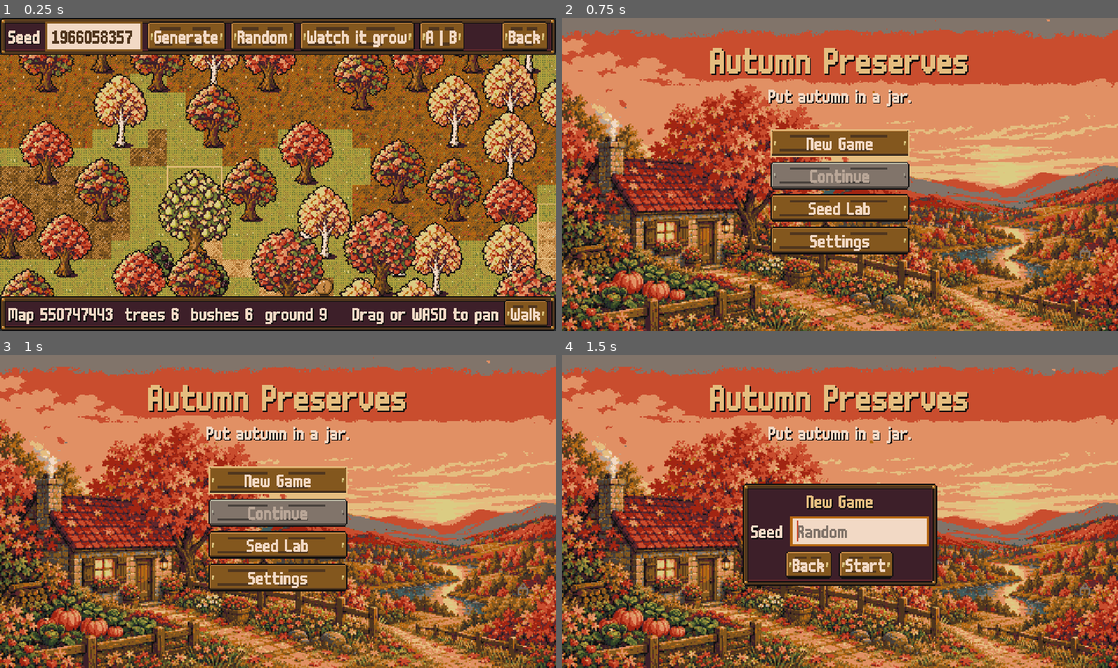
Above: before the commit, frames 1-4 (two rows, left to right).
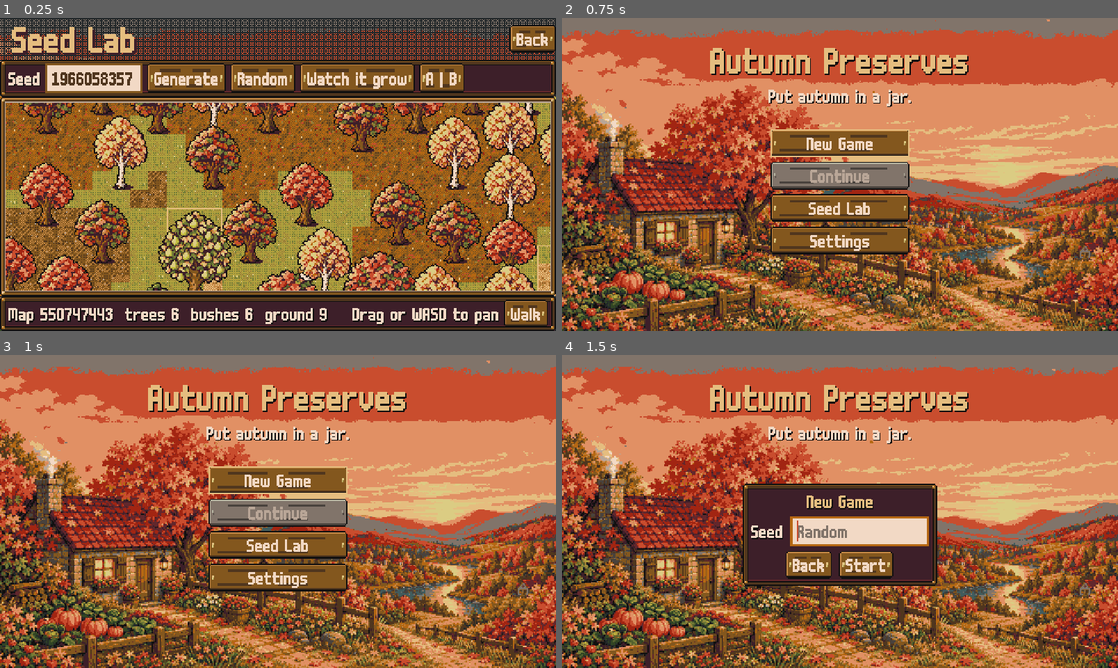
Above: after the commit, the same moments.

Repository: izzetemredemir/autumn-preserves
Game: Godot game, scene res://scenes/seed_lab/seed_lab.tscn
The game is run twice, just before and just after one commit, with the same random seed, the same clock (stepped at 60 frames per second) and the same inputs. This scene is started directly instead of the project's main scene.
Inputs:
- Up to frame 1 (0.25 s): no input
- Up to frame 2 (0.75 s): click "Back" at 0.5 s
- Up to frame 3 (1 s): no input
- Up to frame 4 (1.5 s): click "New Game" at 1.25 s

The runs differ from the first frame. In frame 1, 77% of the frame differs, in the area x 0-100%, y 0-100%; in frame 2, nothing differs; in frame 3, nothing differs; in frame 4, nothing differs.

Commit message:
fix(seedlab): showcase styling for the Seed Lab and how-it-was-made

Diff:
--- a/game/i18n/strings.csv
+++ b/game/i18n/strings.csv
@@ -453,3 +453,4 @@
 LET_RECIPE_SALTED_PORCINI,Salted Porcini
 UI_NIGHT_LETTER,A letter from %s arrived!
 BOOK_FOUND,%d/%d varieties found
+BOOK_HOW_KEY,seed key
--- a/game/scenes/seed_lab/seed_lab.gd
+++ b/game/scenes/seed_lab/seed_lab.gd
@@ -10,7 +10,14 @@
 const BIOMES := ["forest"]  ## P1: vineyard, creek
 const PAN_SPEED := 240.0
 const DAY := 1
-const LABEL_H := 20  ## step label row above the overview
+const LABEL_H := 18  ## step banner row above the overview (the banner overlaps the frame's top edge)
+const FRAME_PX := 5  ## width of the paper frame around the map (UI kit 9-slice margin)
+const FONT := preload("res://assets/fonts/m6x11plus.ttf")
+const BG_TEX := preload("res://assets/sprites/scenes/bg_title.png")
+const PANEL_PAPER := preload("res://assets/sprites/ui/ui_panel_paper.png")
+const PANEL_CARD := preload("res://assets/sprites/ui/ui_panel_card.png")
+const DITHER_DARK := Color("23282a")  ## palette colour of the dither overlay
+const BAYER := [0, 8, 2, 10, 12, 4, 14, 6, 3, 11, 1, 9, 15, 7, 13, 5]  ## 4x4 ordered-dither matrix
 const CAPTION_H := 18  ## seed caption under each A | B map (one map: the caption goes to the info bar)
 const GAP := 8  ## between the A and B maps
 
@@ -36,6 +43,7 @@
 var _cap_b: Label
 var _step_panel: PanelContainer
 var _step_label: Label
+var _frame: Panel
 
 @onready var seed_edit: LineEdit = %SeedEdit
 @onready var biome_pick: OptionButton = %Biome
@@ -57,7 +65,10 @@
 		sb.content_margin_top = 3
 		sb.content_margin_bottom = 3
 		bar.add_theme_stylebox_override("panel", sb)
+	_style_title()
+	%Bg.texture = dithered_bg()
 	_build_overview()
+	_build_frame()
 	%Generate.pressed.connect(_generate)
 	%Random.pressed.connect(_random)
 	%Walk.pressed.connect(_walk)
@@ -71,6 +82,59 @@
 		seed_edit.text = str(int(Router.params.seed))
 	_generate()
 	Audio.play_music("mus_seedlab")
+
+
+## The painted title scene, darkened by an ordered dither of one palette colour (no alpha, whole pixels).
+static func dithered_bg() -> ImageTexture:
+	var img := BG_TEX.get_image()
+	img.convert(Image.FORMAT_RGBA8)
+	for y in img.get_height():
+		for x in img.get_width():
+			if BAYER[(y & 3) * 4 + (x & 3)] < 11:  # 11 of 16 pixels covered
+				img.set_pixel(x, y, DITHER_DARK)
+	return ImageTexture.create_from_image(img)
+
+
+func _style_title() -> void:
+	var t: Label = %Title
+	t.add_theme_font_override("font", FONT)
+	t.add_theme_font_size_override("font_size", 36)
+	t.add_theme_color_override("font_color", Color("e5bd7f"))
+	t.add_theme_color_override("font_shadow_color", Color("3d1f29"))
+	t.add_theme_constant_override("shadow_offset_x", 2)
+	t.add_theme_constant_override("shadow_offset_y", 2)
+	t.add_theme_constant_override("line_spacing", 0)
+	t.custom_minimum_size = Vector2(0, 26)
+	t.vertical_alignment = VERTICAL_ALIGNMENT_CENTER
+	t.text = tr("TITLE_SEED_LAB")
+	$Layout/TitleRow.add_theme_constant_override("separation", 4)
+	var pad := Control.new()  # left margin
+	pad.custom_minimum_size = Vector2(6, 0)
+	pad.mouse_filter = Control.MOUSE_FILTER_IGNORE
+	$Layout/TitleRow.add_child(pad)
+	$Layout/TitleRow.move_child(pad, 0)
+
+
+## Wooden/paper UI-kit frame (border only) around the map, on top of it; follows the overview rect or the pan area.
+func _build_frame() -> void:
+	_frame = Panel.new()
+	_frame.mouse_filter = Control.MOUSE_FILTER_IGNORE
+	var sb := StyleBoxTexture.new()
+	sb.texture = PANEL_PAPER
+	for side in [SIDE_LEFT, SIDE_TOP, SIDE_RIGHT, SIDE_BOTTOM]:
+		sb.set_texture_margin(side, FRAME_PX)
+	sb.draw_center = false
+	_frame.add_theme_stylebox_override("panel", sb)
+	area.add_child(_frame)
+	area.move_child(_frame, 1)  # above the pan view, under the overview box
+	_frame.size = area.size
+
+
+func _place_frame(r: Rect2i) -> void:
+	if _frame == null:
+		return
+	_frame.position = Vector2(r.position - Vector2i(FRAME_PX, FRAME_PX))
+	_frame.size = Vector2(r.size + Vector2i(FRAME_PX * 2, FRAME_PX * 2))
 
 
 func _build_overview() -> void:
@@ -87,15 +151,17 @@
 		_box.add_child(n)
 	_step_panel = PanelContainer.new()
 	_step_panel.mouse_filter = Control.MOUSE_FILTER_IGNORE
-	var sb := StyleBoxFlat.new()  # slim: label + 1 px frame fits LABEL_H, so the map keeps 6 px tiles
-	sb.bg_color = Color("3d1f29")
-	sb.border_color = Color("c58845")
-	sb.set_border_width_all(1)
-	sb.content_margin_left = 6
-	sb.content_margin_right = 6
-	sb.anti_aliasing = false
+	var sb := StyleBoxTexture.new()  # gold-trimmed card banner
+	sb.texture = PANEL_CARD
+	for side in [SIDE_LEFT, SIDE_TOP, SIDE_RIGHT, SIDE_BOTTOM]:
+		sb.set_texture_margin(side, 5)
+	sb.content_margin_left = 8
+	sb.content_margin_right = 8
+	sb.content_margin_top = 4
+	sb.content_margin_bottom = 4
 	_step_panel.add_theme_stylebox_override("panel", sb)
 	_step_label = Label.new()
+	_step_label.add_theme_color_override("font_color", Color("50361e"))
 	_step_panel.add_child(_step_label)
 	_box.add_child(_step_panel)
 
@@ -237,6 +303,8 @@
 	_pan = _pan.clamp(Vector2.ZERO, lim)
 	var centre := ((view_size - map_size) * 0.5).max(Vector2.ZERO).floor()
 	view.position = (centre - _pan).round()
+	if not _overview:
+		_place_frame(Rect2i(FRAME_PX, FRAME_PX, int(view_size.x) - FRAME_PX * 2, int(view_size.y) - FRAME_PX * 2))
 
 
 func _on_area_resized() -> void:
@@ -321,6 +389,8 @@
 	_overview = on
 	view.visible = not on
 	_box.visible = on
+	if not on:
+		_apply_pan()
 	if on:
 		_layout_overview()
 		_apply_time()
@@ -349,6 +419,7 @@
 	if key_a != _built_a:
 		_grow_a.setup(map, _vars, ts)
 		_built_a = key_a
+	_place_frame(Rect2i(x0, y0, total_w, ph))
 	_place(_grow_a, _cap_a, Vector2i(x0, y0), Vector2i(pw, ph))
 	_grow_b.visible = two
 	_cap_a.visible = two
@@ -364,7 +435,7 @@
 
 func _place(g: GrowView, cap: Label, at: Vector2i, size_px: Vector2i) -> void:
 	g.position = Vector2(at)
-	cap.position = Vector2(at.x, at.y + size_px.y + 2)
+	cap.position = Vector2(at.x, at.y + size_px.y + FRAME_PX + 1)
 	cap.size = Vector2(size_px.x, CAPTION_H)
 
 
--- a/game/scenes/seed_lab/seed_lab.tscn
+++ b/game/scenes/seed_lab/seed_lab.tscn
@@ -13,7 +13,9 @@
 mouse_filter = 2
 script = ExtResource("1_lab")
 
-[node name="Bg" type="ColorRect" parent="."]
+[node name="Bg" type="TextureRect" parent="."]
+unique_name_in_owner = true
+texture_filter = 1
 layout_mode = 1
 anchors_preset = 15
 anchor_right = 1.0
@@ -21,7 +23,7 @@
 grow_horizontal = 2
 grow_vertical = 2
 mouse_filter = 2
-color = Color(0.137255, 0.156863, 0.164706, 1)
+expand_mode = 1
 
 [node name="Layout" type="VBoxContainer" parent="."]
 layout_mode = 1
@@ -32,6 +34,27 @@
 grow_vertical = 2
 mouse_filter = 2
 theme_override_constants/separation = 0
+
+[node name="TitleRow" type="HBoxContainer" parent="Layout"]
+layout_mode = 2
+theme_override_constants/separation = 4
+
+[node name="Title" type="Label" parent="Layout/TitleRow"]
+unique_name_in_owner = true
+layout_mode = 2
+mouse_filter = 2
+text = "TITLE_SEED_LAB"
+
+[node name="Spacer" type="Control" parent="Layout/TitleRow"]
+layout_mode = 2
+size_flags_horizontal = 3
+mouse_filter = 2
+
+[node name="Back" type="Button" parent="Layout/TitleRow"]
+unique_name_in_owner = true
+layout_mode = 2
+size_flags_vertical = 4
+text = "UI_BACK"
 
 [node name="Top" type="PanelContainer" parent="Layout"]
 layout_mode = 2
@@ -83,11 +106,6 @@
 size_flags_horizontal = 3
 mouse_filter = 2
 
-[node name="Back" type="Button" parent="Layout/Top/Row"]
-unique_name_in_owner = true
-layout_mode = 2
-text = "UI_BACK"
-
 [node name="MapArea" type="Control" parent="Layout"]
 unique_name_in_owner = true
 clip_contents = true
--- a/game/ui/book/how_made.gd
+++ b/game/ui/book/how_made.gd
@@ -12,6 +12,7 @@
 
 const LEFT_W := 210
 const RIGHT_W := 224
+const PANEL_PAPER := preload("res://assets/sprites/ui/ui_panel_paper.png")
 const LINE_GAP := -4  ## 18 px labels on a 14 px pitch: the glyphs are 11 px tall
 
 var key := ""
@@ -23,12 +24,14 @@
 	_book = book
 	key = p_key
 	mouse_filter = Control.MOUSE_FILTER_STOP
-	var sb := StyleBoxFlat.new()
-	sb.bg_color = Book.PAPER
-	sb.border_color = Book.FRAME
-	sb.set_border_width_all(3)
-	sb.set_content_margin_all(6)
-	sb.anti_aliasing = false
+	var sb := StyleBoxTexture.new()  # UI-kit paper panel: wood frame, paper fill
+	sb.texture = PANEL_PAPER
+	for side in [SIDE_LEFT, SIDE_TOP, SIDE_RIGHT, SIDE_BOTTOM]:
+		sb.set_texture_margin(side, 5)
+	sb.content_margin_left = 8
+	sb.content_margin_right = 8
+	sb.content_margin_top = 5
+	sb.content_margin_bottom = 4
 	add_theme_stylebox_override("panel", sb)
 	custom_minimum_size = Vector2(456, 256)
 
@@ -63,6 +66,10 @@
 	_taste_lines(right, p, desc, mains)
 	_harmony_lines(right, desc, rec)
 	_look_lines(right, desc)
+	var foot := _book._label(Book.FONT_BODY, 18, Book.FRAME)  # the raw recipe key, small, at the bottom
+	foot.text = "%s: %s" % [tr("BOOK_HOW_KEY"), key]
+	foot.clip_text = true
+	vb.add_child(foot)
 	_close.grab_focus()
 
 
@@ -96,20 +103,12 @@
 	names.add_theme_constant_override("separation", 0)
 	names.size_flags_horizontal = Control.SIZE_EXPAND_FILL
 	top.add_child(names)
-	var row := HBoxContainer.new()
-	row.add_theme_constant_override("separation", 6)
-	names.add_child(row)
 	var title := _book._label(Book.FONT_TITLE, 18, Book.GOLD_DK)
 	title.text = tr("BOOK_HOW_TITLE")
-	row.add_child(title)
-	var key_l := _book._label(Book.FONT_BODY, 18, Book.PAPER_DK)
-	key_l.text = key
-	key_l.size_flags_horizontal = Control.SIZE_EXPAND_FILL
-	key_l.horizontal_alignment = HORIZONTAL_ALIGNMENT_RIGHT
-	key_l.clip_text = true
-	row.add_child(key_l)
+	names.add_child(title)
 	var name_l := _book._label(Book.FONT_TITLE, 18, Book.TEXT)
 	name_l.text = String(desc.name)
+	name_l.clip_text = true
 	names.add_child(name_l)
 	_close = _book._button(tr("BOOK_CLOSE"))
 	_close.size_flags_vertical = Control.SIZE_SHRINK_BEGIN
@@ -260,7 +259,11 @@
 
 
 func _head(box: Control, text: String) -> void:
-	var l := _book._label(Book.FONT_BODY, 18, Book.GOLD_DK)
+	var l := Head.new()
+	l.add_theme_font_override("font", Book.FONT_BODY)
+	l.add_theme_font_size_override("font_size", 18)
+	l.add_theme_color_override("font_color", Book.GOLD_DK)
+	l.mouse_filter = Control.MOUSE_FILTER_IGNORE
 	l.text = text
 	box.add_child(l)
 
@@ -335,6 +338,14 @@
 	return " ".join(kept)
 
 
+## Section heading: gold text and a thin rule running to the column edge.
+class Head extends Label:
+	func _draw() -> void:
+		var w := int(get_theme_font("font").get_string_size(text, HORIZONTAL_ALIGNMENT_LEFT, -1, 18).x)
+		if size.x - w > 8:
+			draw_rect(Rect2(w + 4, 8, size.x - w - 4, 1), Book.GOLD)
+
+
 ## Five 6-px bars (0..9, 2 px a step) with the value under each.
 class TasteBars extends Control:
 	const BAR_H := 19
